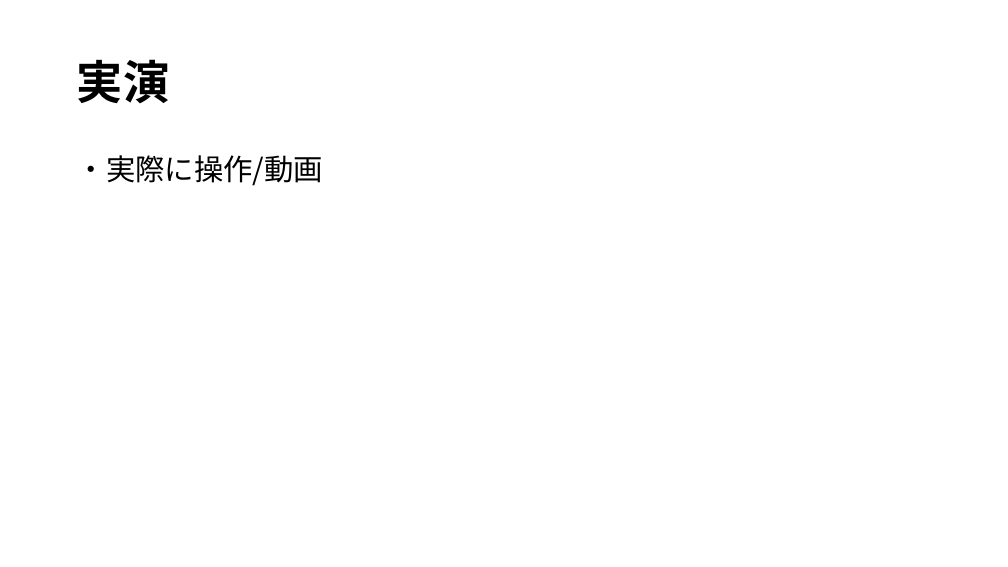
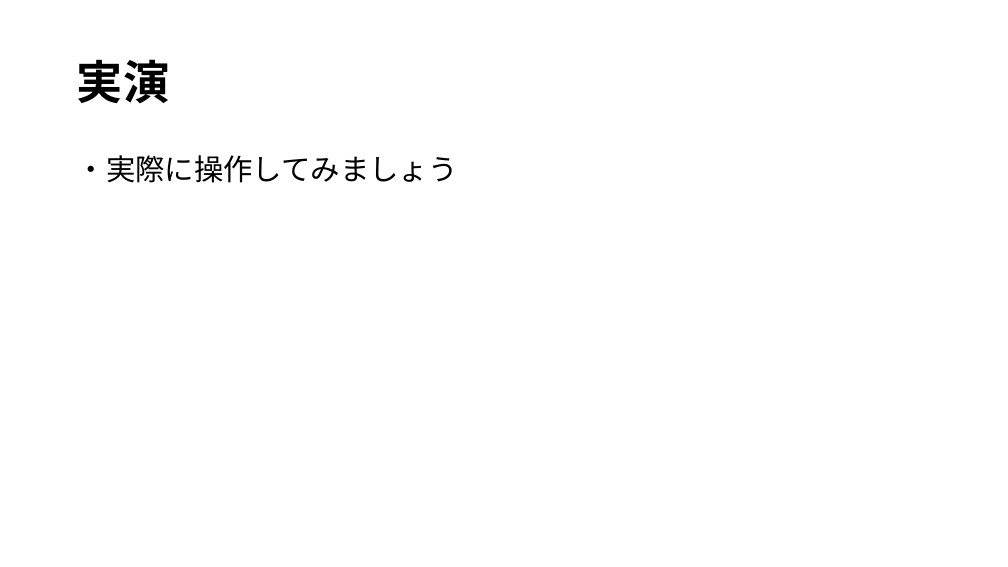
Before and after one commit to WhiteF326/0818_newDev, a slide deck: slide 9 of presentation/Blockln.pptx. Drawn at 1008x567 pixels with LibreOffice and Linux fonts; fonts in the diff are those of the drawing. Boxes give left, top, right and bottom in pixels: in the first picture for what was removed or moved away, otherwise in the second. Text is boxed around its words. In the diff, an @@ line names an element or a change of style, - is before the commit and + after.

```diff
--- a/presentation/Blockln.pptx
+++ b/presentation/Blockln.pptx
@@ text at [77, 155, 458, 183]: text changed @@
-・実際に操作/動画
+・実際に操作してみましょう
```
Also in this commit, not shown: 3 other slides changed.
